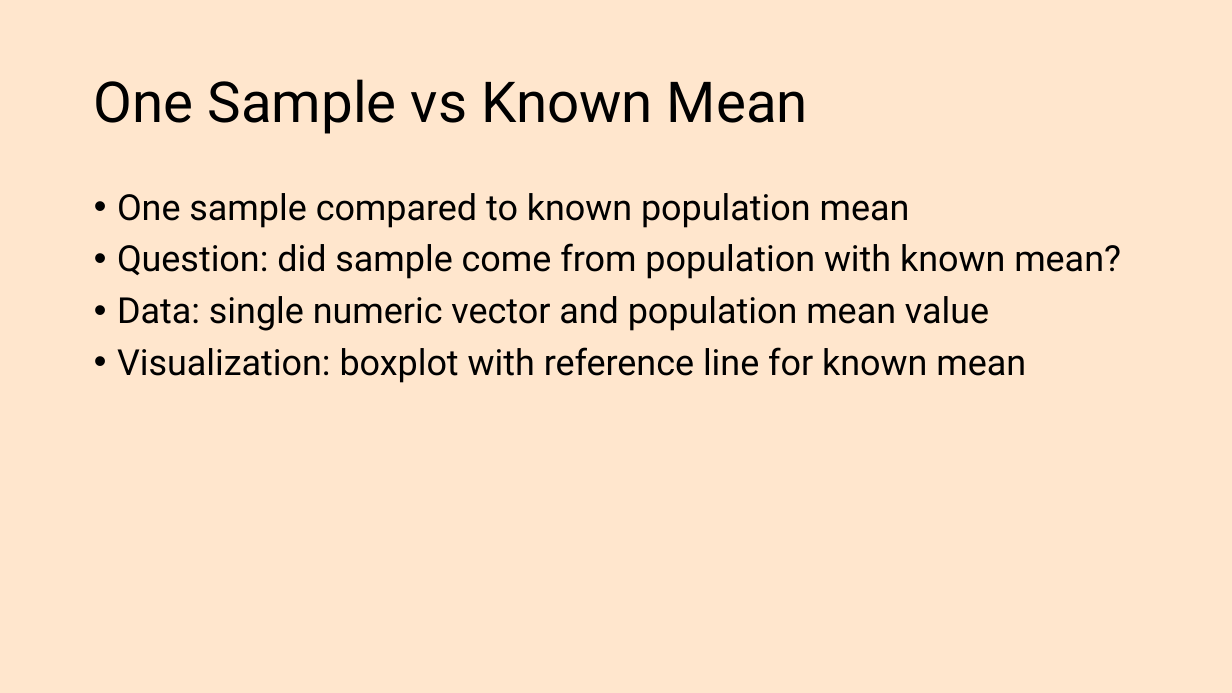
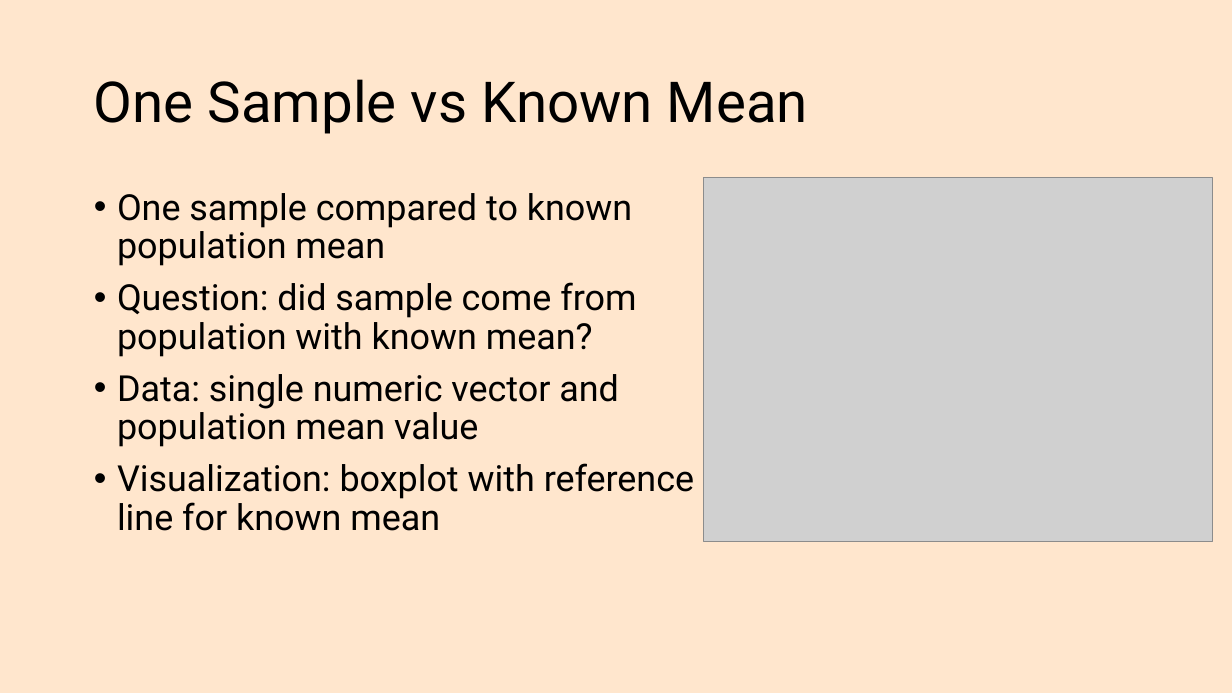
Before and after one commit to rstats-bootcamp/RStatsBootcamp-2025, a slide deck: slide 6 of .slides/topics/11_t_test.pptx. Drawn at 1232x693 pixels with LibreOffice and Linux fonts; fonts in the diff are those of the drawing; grey boxes stand for pictures. Boxes give left, top, right and bottom in pixels: in the first picture for what was removed or moved away, otherwise in the second. Text is boxed around its words. In the diff, an @@ line names an element or a change of style, - is before the commit and + after.

```diff
--- a/.slides/topics/11_t_test.pptx
+++ b/.slides/topics/11_t_test.pptx
@@ picture added at [703,177,1213,542] @@
@@ text "One sample compared to known ..." rewrapped from [117,193,1121,383] to [117,193,694,531] @@
```
Also in this commit, not shown: 6 other slides changed, 1 slide added, 1 slide removed, 5 other files.
